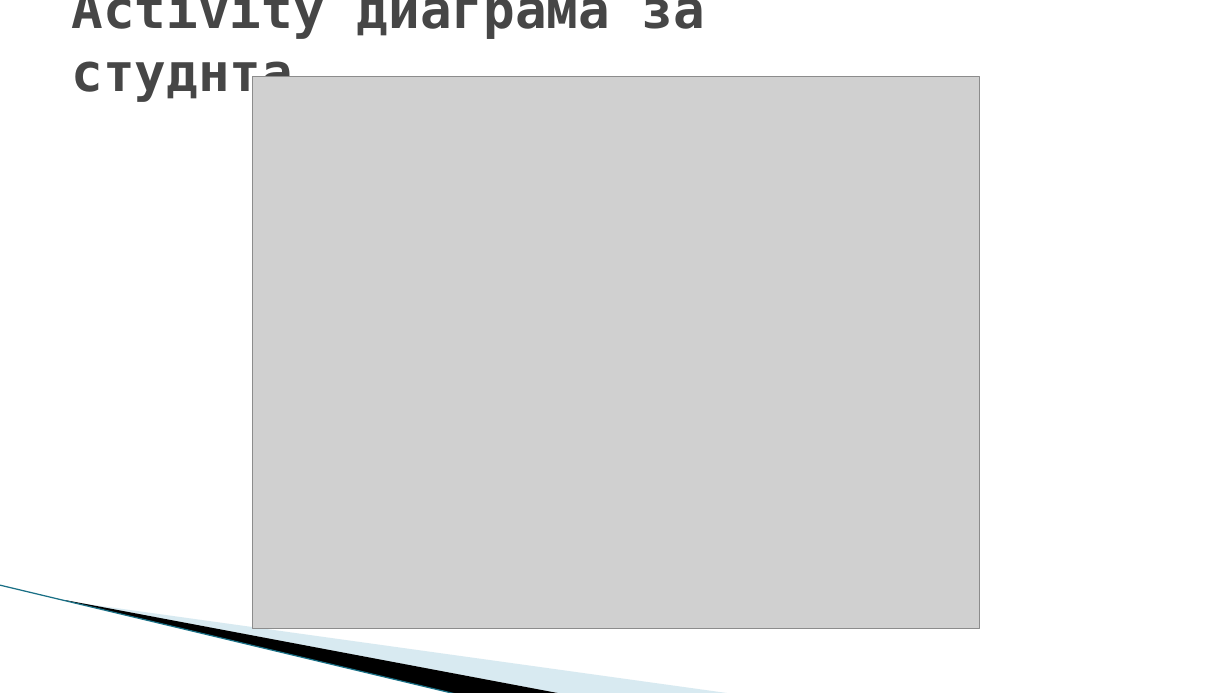
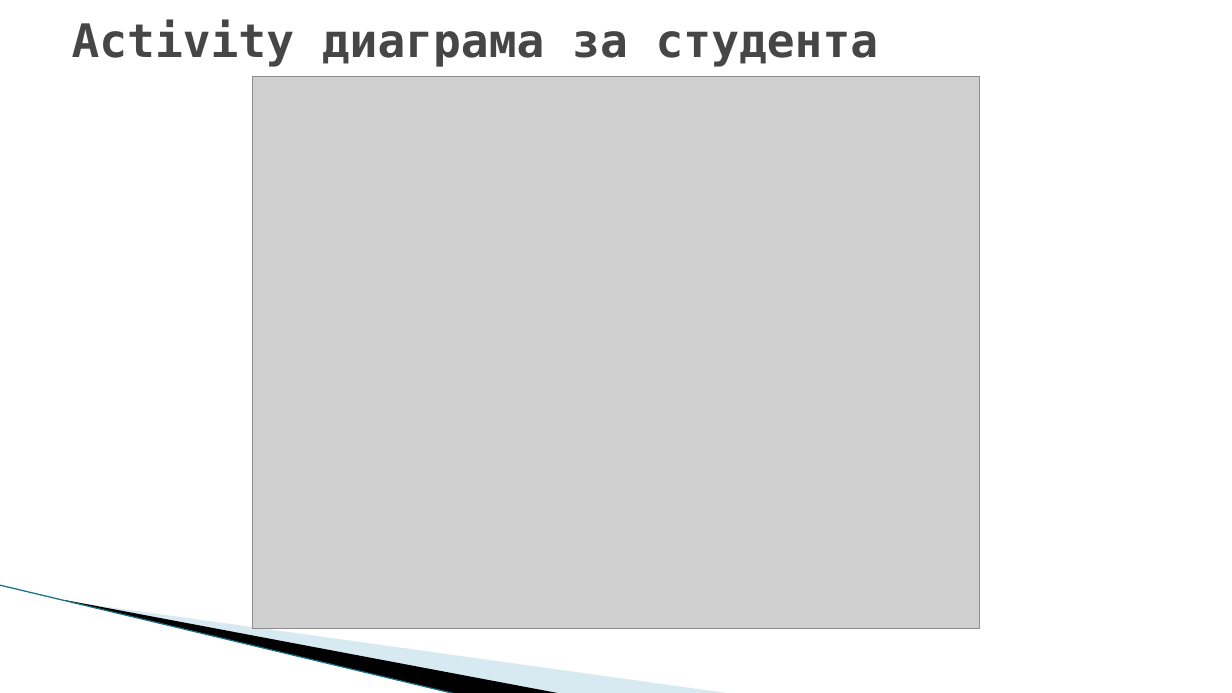
Before and after one commit to sashe944/TestV2Documentation, a slide deck: slide 6 of Мобилен модул за тестова система.pptx. Drawn at 1232x693 pixels with LibreOffice and Linux fonts; fonts in the diff are those of the drawing; grey boxes stand for pictures; background and template pictures are left out. Boxes give left, top, right and bottom in pixels: in the first picture for what was removed or moved away, otherwise in the second. Text is boxed around its words. In the diff, an @@ line names an element or a change of style, - is before the commit and + after.

```diff
--- a/Мобилен модул за тестова система.pptx
+++ b/Мобилен модул за тестова система.pptx
@@ title at (x1=72, y1=20, x2=878, y2=67): text changed; size 41 to 36 pt @@
-Activity диаграма за студнта
+Activity диаграма за студента
```
Also in this commit, not shown: 7 other slides changed, 1 slide added, 3 other files.
